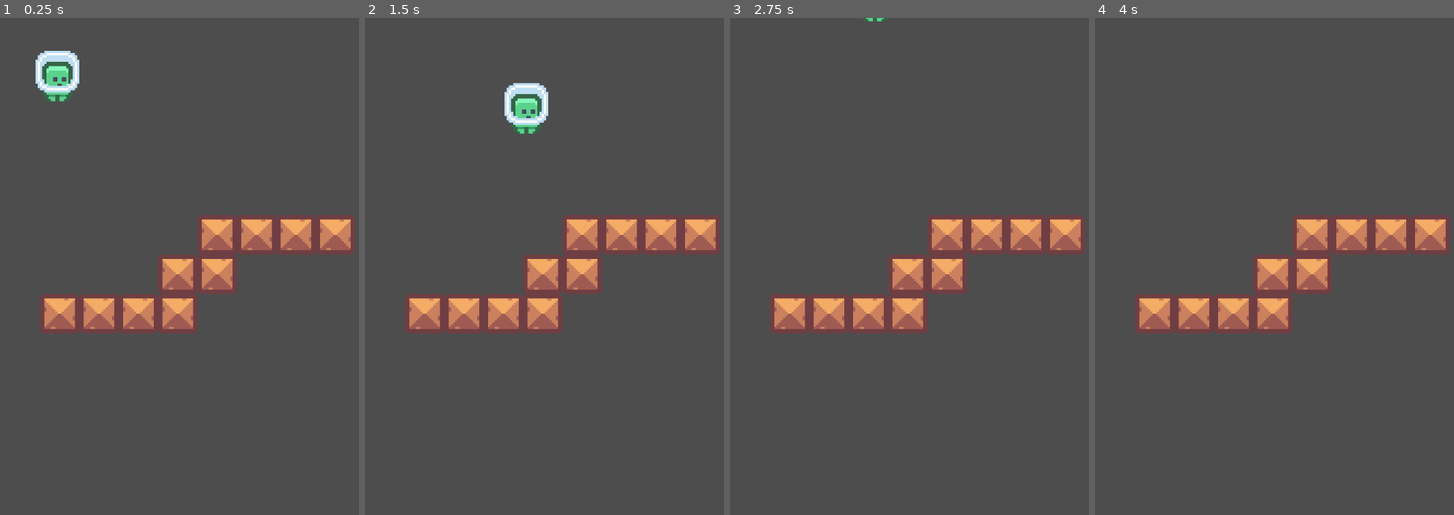
Above: before the commit, frames 1-4 (left to right).
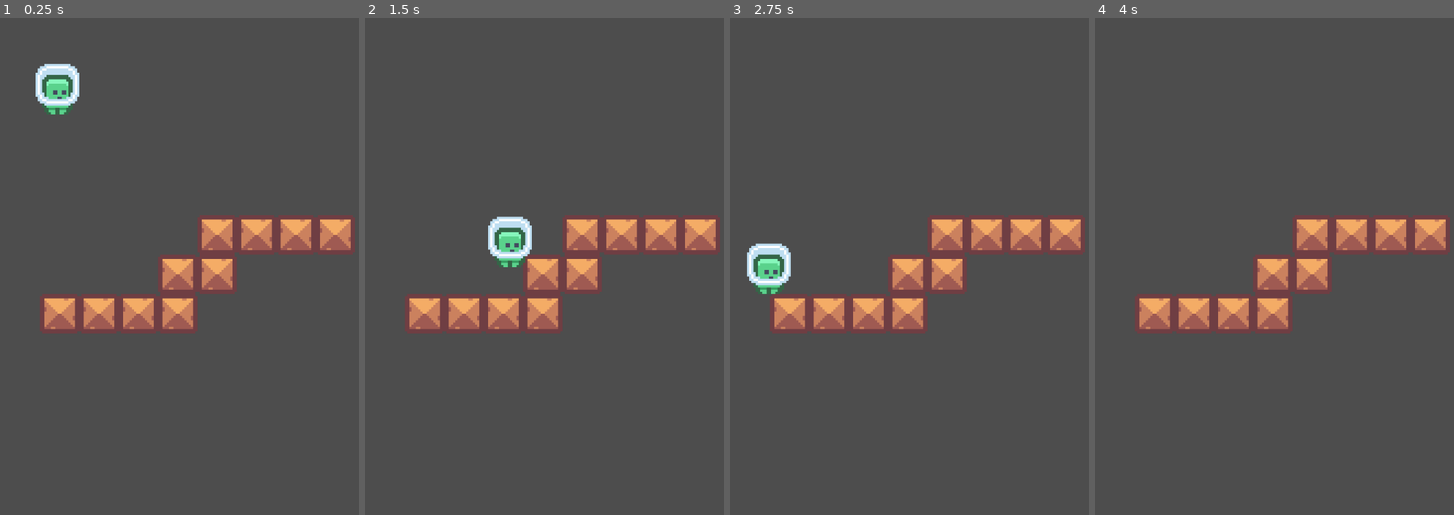
Above: after the commit, the same moments.

Repository: jeik0s/Godot-PixaPlatformer
Game: Godot game, scene res://world.tscn
Two runs of this game, one before a commit and one after it. Both use one fixed random seed, a clock stepped at 60 frames per second and the inputs below.
Inputs:
- Up to frame 1 (0.25 s): no input
- Up to frame 2 (1.5 s): hold W (up) 0.53-1.28 s; hold D (right) from 0.53 s (still down); tap W (up) at 1.35 s
- Up to frame 3 (2.75 s): tap W (up) at 1.52, 1.82 s; release D (right) at 2.03 s; hold A (left) from 2.03 s (still down); hold W (up) from 2.03 s (still down)
- Up to frame 4 (4 s): release A (left) at 2.78 s; release W (up) at 2.78 s; hold D (right) from 2.78 s (still down); tap W (up) at 2.85, 3.02, 3.32 s; hold W (up) from 3.53 s (still down)

The runs differ from the first frame. In frame 1, 1.2% of the frame differs, in the area x 9-23%, y 6-20%; in frame 2, 2.1%, in the area x 34-52%, y 13-51%; in frame 3, 1.1%; in frame 4, nothing differs.

Commit message:
[DAY-2] Learn about platformer control nad basic 2d physic

Diff:
--- a/player.gd
+++ b/player.gd
@@ -1,21 +1,50 @@
 extends CharacterBody2D
+
+@export var JUMP_FORCE : int = -130
+@export var JUMP_RELEASE_FORCE : int = -70
+@export var MAX_SPEED : int = 50
+@export var ACCELERATION : int = 10
+@export var FRICTION : int = 10
+@export var GRAVITY : int = 4
+@export var ADDITIONAL_FALL_GRAVITY : int = 4
+@export var BUNNY_HOP : bool = true
 
 var charVelocity = Vector2.ZERO
 
-#func _ready():
-#	pass
+func _physics_process(_delta):
+	apply_gravity()
+	var input = Vector2.ZERO
+	input.x = Input.get_action_strength("right") - Input.get_action_strength("left");
 
-func _physics_process(_delta):
-	velocity.y += 4
-	if(Input.get_action_strength("right") == 1):
-		velocity.x = 50;
-	elif(Input.get_action_strength("left") == 1):
-		velocity.x = -50;
+	if input.x == 0:
+		apply_friction();
 	else:
-		velocity.x = 0;
+		apply_acceleration(input.x);
 
-	if(Input.is_action_just_pressed("up")):
-		velocity.y = -100
+	if is_on_floor():
+		if BUNNY_HOP:
+			if Input.is_action_pressed("up"):
+				velocity.y = JUMP_FORCE
+		else:
+			if Input.is_action_just_pressed("up"):
+				velocity.y = JUMP_FORCE
+
+	else:
+		if Input.is_action_just_released("up") and velocity.y < JUMP_RELEASE_FORCE:
+			velocity.y = JUMP_RELEASE_FORCE
+
+		if velocity.y > 0:
+			velocity.y += ADDITIONAL_FALL_GRAVITY
 
 	move_and_slide()
-	print(velocity.y)
+
+func apply_gravity():
+		velocity.y += GRAVITY
+
+func apply_friction():
+	velocity.x = move_toward(velocity.x, 0, FRICTION)
+	pass
+
+func apply_acceleration(amout):
+	velocity.x = move_toward(velocity.x, MAX_SPEED * amout, ACCELERATION)
+	pass
--- a/player.tscn
+++ b/player.tscn
@@ -23,6 +23,12 @@
 
 [node name="Player" type="CharacterBody2D"]
 script = ExtResource("1_ng71l")
+JUMP_FORCE = -160
+JUMP_RELEASE_FORCE = -40
+MAX_SPEED = 75
+GRAVITY = 5
+ADDITIONAL_FALL_GRAVITY = 2
+BUNNY_HOP = false
 
 [node name="AnimatedSprite2D" type="AnimatedSprite2D" parent="."]
 sprite_frames = SubResource("SpriteFrames_fe3t4")
Not shown, changed: .gitignore
Not shown, changed: README.md
